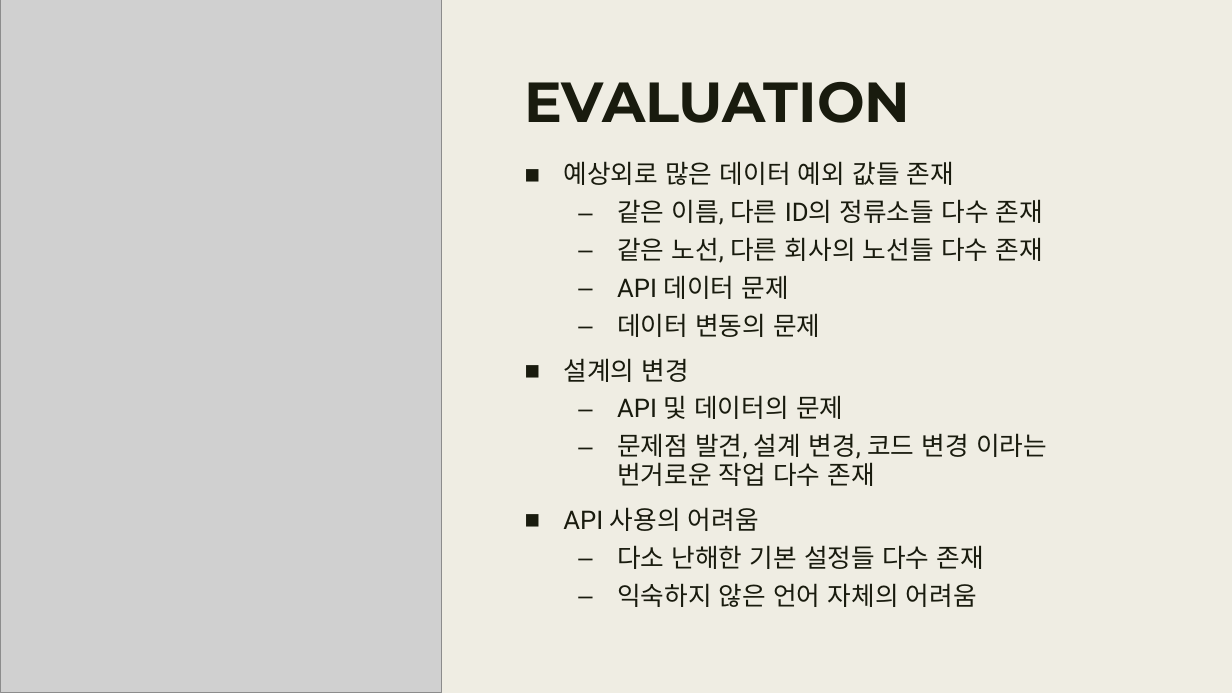
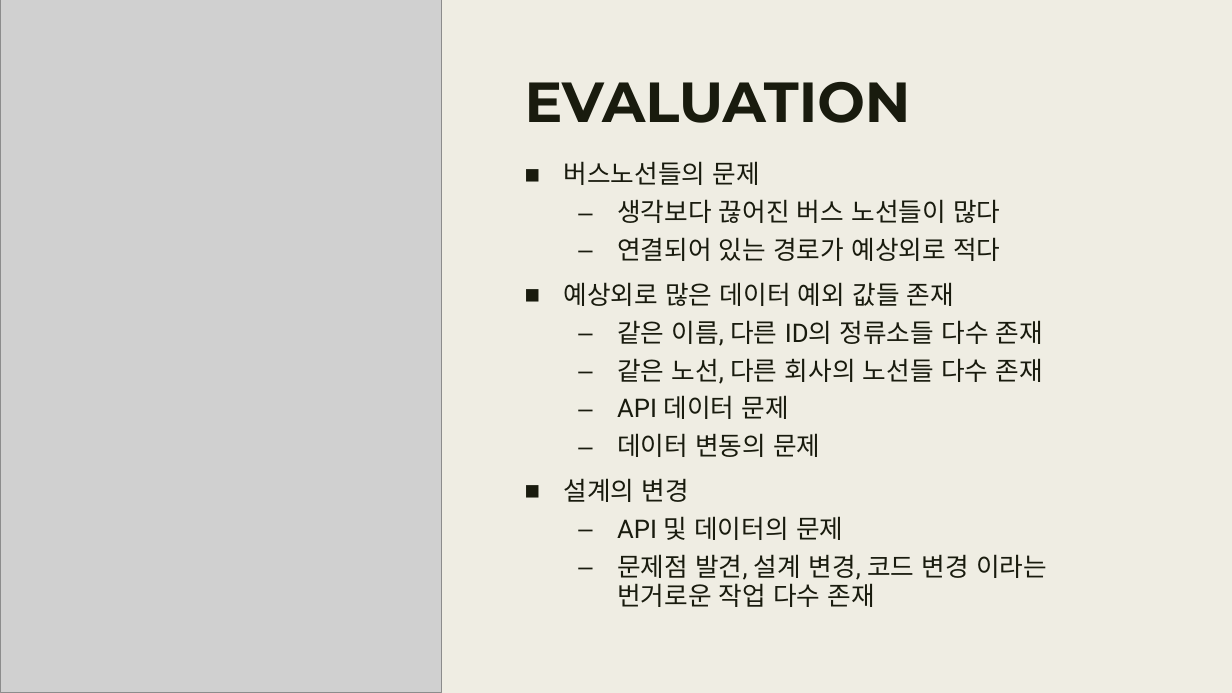
Before and after one commit to comnamu18/SeoulBus, a slide deck: slide 9 of 발표자료/7주차/자구설_7주차_V0.7.pptx. Drawn at 1232x693 pixels with LibreOffice and Linux fonts; fonts in the diff are those of the drawing; grey boxes stand for pictures. Boxes give left, top, right and bottom in pixels: in the first picture for what was removed or moved away, otherwise in the second. Text is boxed around its words. In the diff, an @@ line names an element or a change of style, - is before the commit and + after.

```diff
--- a/발표자료/7주차/자구설_7주차_V0.7.pptx
+++ b/발표자료/7주차/자구설_7주차_V0.7.pptx
@@ text at [563,161,1000,261]: paragraphs added @@
+■ 버스노선들의 문제
+  – 생각보다 끊어진 버스 노선들이 많다
+  – 연결되어 있는 경로가 예상외로 적다
@@ text at [563,507,984,607]: paragraphs removed @@
-■ API 사용의 어려움
-  – 다소 난해한 기본 설정들 다수 존재
-  – 익숙하지 않은 언어 자체의 어려움
```
Also in this commit, not shown: 1 other slide changed, 3 other files.
